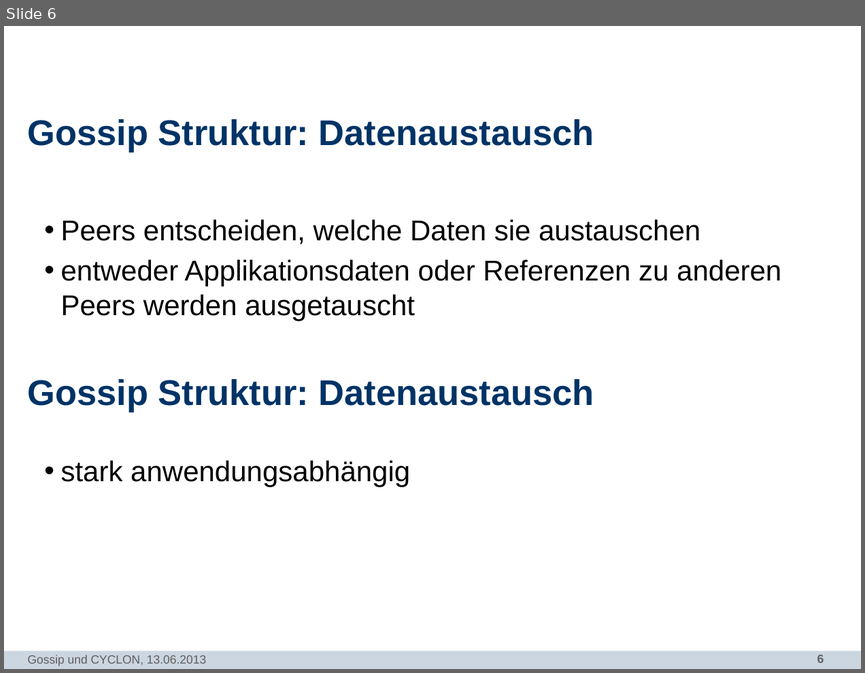
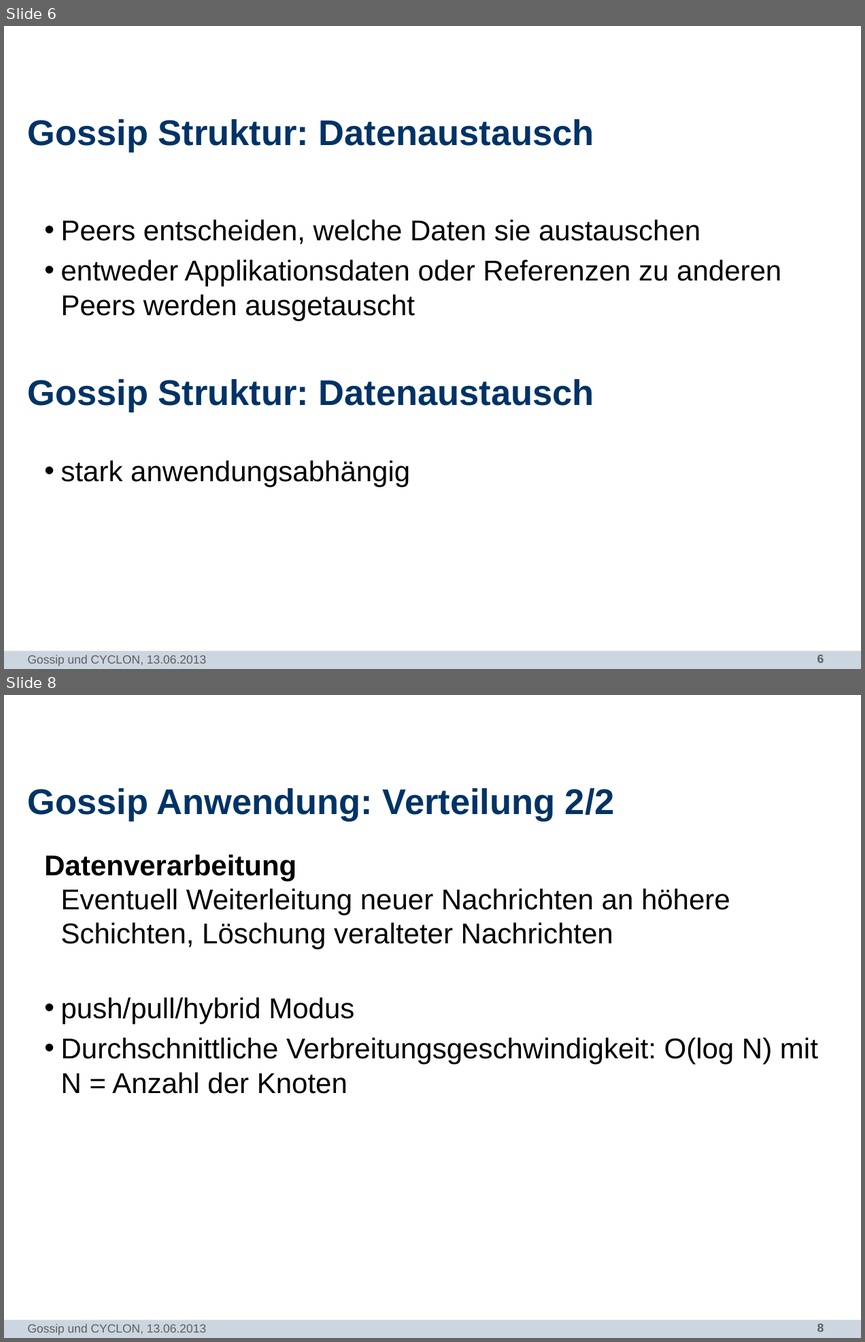
Before and after one commit to N8Fear/DistributedSystems, a slide deck: Vortrag/[MASTER] Präsentation.pptx. Shown one above the other, each under a label of ours: slide 6 before the commit, slides 6 and 8 after it; the slides between them are not shown. The pictures are 865x673 and 865x1342 pixels, drawn with LibreOffice and Linux fonts; fonts in the diff are those of the drawing; background and template pictures are left out. Boxes give left, top, right and bottom in pixels: in the first picture for what was removed or moved away, otherwise in the second. Text is boxed around its words. In the diff, an @@ line names an element or a change of style, - is before the commit and + after.

```diff
--- a/Vortrag/[MASTER] Präsentation.pptx
+++ b/Vortrag/[MASTER] Präsentation.pptx
@@ slide 8 added at (x1=4, y1=695, x2=861, y2=1338), background #FFFFFF; not listed: 2 template elements that a slide beside it also shows @@
@@ title added at (x1=28, y1=788, x2=615, y2=821), 30 pt, text #003366, bold @@
+Gossip Anwendung: Verteilung 2/2
@@ text added at (x1=44, y1=854, x2=818, y2=1093), 24 pt, text #000000 @@
+  Datenverarbeitung
+  Eventuell Weiterleitung neuer Nachrichten an höhere Schichten, Löschung veralteter Nachrichten
+  • push/pull/hybrid Modus
+  • Durchschnittliche Verbreitungsgeschwindigkeit: O(log N) mit N = Anzahl der Knoten
@@ text added at (x1=28, y1=1323, x2=206, y2=1335), 10 pt, text #5F5F5F @@
+Gossip und CYCLON, 13.06.2013
```
Also in this commit, not shown: 6 slides changed, 11 other slides added, 5 other files.
